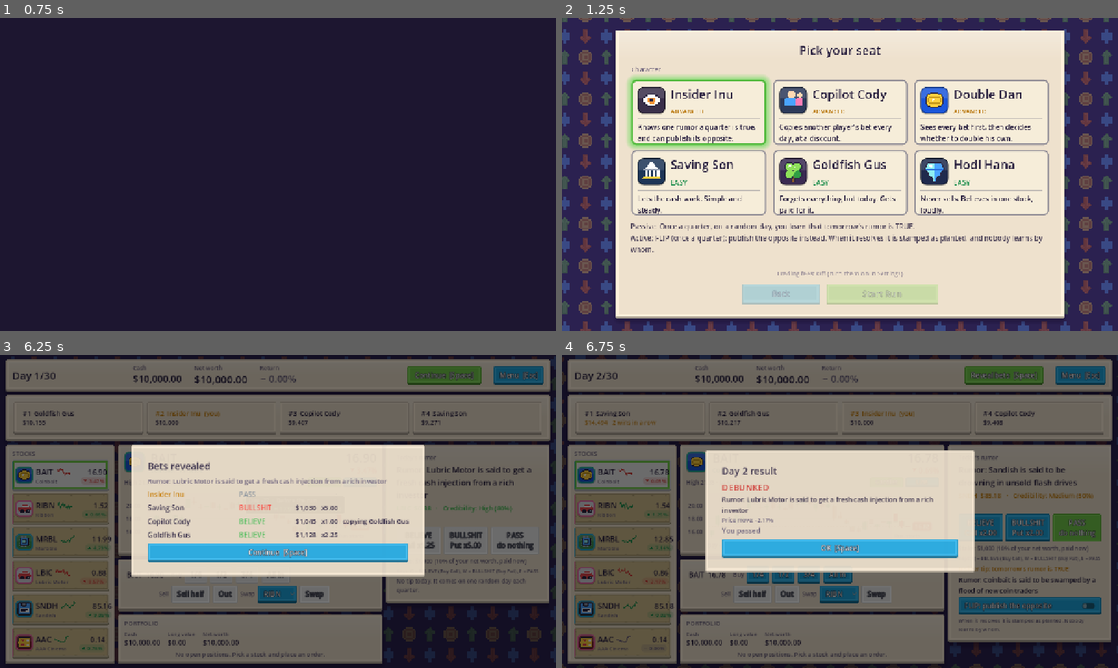
Above: before the commit, frames 1-4 (two rows, left to right).
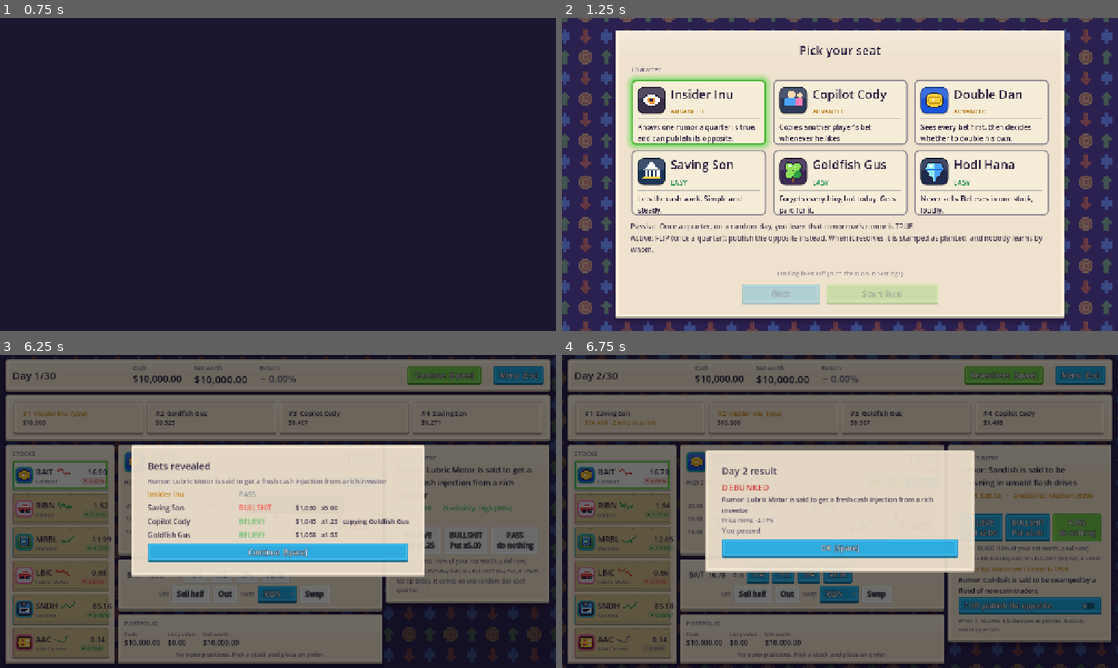
Above: after the commit, the same moments.

Repository: littenduck/stock-simulator
Game: Godot game, scene res://ui/main_menu/main_menu.tscn
Two runs of this game, one before a commit and one after it. Both use one fixed random seed, a clock stepped at 60 frames per second and the inputs below.
Inputs (mouse positions are in pixels of both pictures, inside the frame that each line leads up to):
- Up to frame 1 (0.75 s): click "New Run" at 0.5 s
- Up to frame 2 (1.25 s): no input
- Up to frame 3 (6.25 s): click "Start Run" at 1.25 s; tap Enter (ui_accept) at 2, 2.27, 6.02 s; move the mouse to (400, 495) at 2.02 s; hold Right 2.03-2.75 s; hold Space (next_day) 2.03-2.75 s; click (400, 495) at 2.17 s; click "Continue [Space]" at 2.75 s; click "Continue [Space]" at 3.5 s; click "Continue [Space]" at 4.25 s; click "OK [Space]" at 5 s; move the mouse to (166, 527) at 5.77 s; hold Left from 5.78 s (still down); tap B (buy) at 5.85 s; tap Space (next_day) at 6.05 s
- Up to frame 4 (6.75 s): release Left at 6.5 s; click "Continue [Space]" at 6.5 s

Frame 1 is identical in both runs. In frame 2, 0.2% of the frame differs, in the area x 39-60%, y 34-40%; in frame 3, 0.3%, in the area x 4-61%, y 17-59%; in frame 4, 0.3%.

Commit message:
table: Gus +0.3 odds, Copilot at normal odds, no firing at the quarter review
Balance after 240 simulated runs: Gus 59% -> 31% first place. Firing stays in the code behind FIRE_LAST_PLACE (off).

Co-Authored-By: Claude Sonnet 5.5 <noreply@anthropic.com>

Diff:
--- a/core/table/table_session.gd
+++ b/core/table/table_session.gd
@@ -12,9 +12,9 @@
 
 const DAILY_RATE := 0.10
 const BOSS_RATE := 0.30
-## Odds multiplier of a copied bet (Copilot).
-const COPY_ODDS_MULT := 0.8
 const MIN_PREMIUM := 5.0
+## Off: the quarter review no longer fires anybody. The code stays so the rule can come back.
+const FIRE_LAST_PLACE := false
 const HODL_CASH_SHARE := 0.5
 ## Hodl Hana never starts with more than this multiple of her stock position: the cost is raised to price / this.
 const HODL_MAX_GAIN := 1.8
@@ -126,13 +126,13 @@
 	return premium if premium >= MIN_PREMIUM else 0.0
 
 
-## Effective odds of a bet, with the character bonuses (and the Copilot discount).
-func odds_for(seat: Seat, rumor: TableRumor, side: int, copied: bool = false) -> float:
+## Effective odds of a bet, with the character bonuses. A copied bet has the normal odds.
+func odds_for(seat: Seat, rumor: TableRumor, side: int) -> float:
 	var odds := RumorTier.odds(side, rumor.tier) + seat.mods.bet_odds_bonus
 	if seat.mods.locked_symbol != "" and seat.mods.sector_odds_bonus > 0.0 \
 			and sector_of(rumor.primary_symbol()) == sector_of(seat.mods.locked_symbol):
 		odds += seat.mods.sector_odds_bonus
-	return odds * (COPY_ODDS_MULT if copied else 1.0)
+	return odds
 
 
 ## Seats sorted by rank: the living by net worth, then the fired ones, the latest fired first.
@@ -469,7 +469,7 @@
 	bet.side = side
 	bet.premium = premium
 	bet.copied_from = copied_from
-	bet.odds = odds_for(seat, rumor, side, copied_from >= 0)
+	bet.odds = odds_for(seat, rumor, side)
 	return bet
 
 
@@ -498,12 +498,12 @@
 		})
 
 
-## Quarter review: skills reset, and after the first two quarters the last place is fired.
+## Quarter review: skills reset, and (when FIRE_LAST_PLACE is on) the last place is fired after the first two quarters.
 func _review(report: TableReport) -> void:
 	report.quarter_ended = day / RunConfig.QUARTER_DAYS
 	for seat in seats:
 		seat.skill_used = false
-	if day >= config.trading_days:
+	if not FIRE_LAST_PLACE or day >= config.trading_days:
 		return
 	var worst: Seat = null
 	for seat in seats:
--- a/data/characters/goldfish_gus.tres
+++ b/data/characters/goldfish_gus.tres
@@ -7,7 +7,7 @@
 script = ExtResource("2")
 stat = &"bet_odds_bonus"
 op = 0
-value = 1.0
+value = 0.3
 
 [resource]
 script = ExtResource("1")
--- a/localization/characters.csv
+++ b/localization/characters.csv
@@ -10,8 +10,8 @@
 CHAR_INSIDER_INU_PASSIVE,"Once a quarter, on a random day, you learn that tomorrow's rumor is TRUE."
 CHAR_INSIDER_INU_ACTIVE,"FLIP (once a quarter): publish the opposite instead. When it resolves it is stamped as planted, and nobody learns by whom."
 CHAR_COPILOT_CODY_TITLE,Copilot Cody
-CHAR_COPILOT_CODY_DESC,"Copies another player's bet every day, at a discount."
-CHAR_COPILOT_CODY_PASSIVE,"Each day you may COPILOT another player: you place the same bet as them, at odds x0.8."
+CHAR_COPILOT_CODY_DESC,"Copies another player's bet whenever he likes."
+CHAR_COPILOT_CODY_PASSIVE,"Each day you may COPILOT another player: you place the same bet as them, at the normal odds."
 CHAR_COPILOT_CODY_ACTIVE,None. Your best skill is picking who to follow.
 CHAR_DOUBLE_DAN_TITLE,Double Dan
 CHAR_DOUBLE_DAN_DESC,"Sees every bet first, then decides whether to double his own."
@@ -23,7 +23,7 @@
 CHAR_SAVING_SON_ACTIVE,None.
 CHAR_GOLDFISH_GUS_TITLE,Goldfish Gus
 CHAR_GOLDFISH_GUS_DESC,Forgets everything but today. Gets paid for it.
-CHAR_GOLDFISH_GUS_PASSIVE,"You can't see credibility or the chart, only today's price. Winning options pay +1 odds."
+CHAR_GOLDFISH_GUS_PASSIVE,"You can't see credibility or the chart, only today's price. Winning options pay +0.3 odds."
 CHAR_GOLDFISH_GUS_ACTIVE,None.
 CHAR_HODL_HANA_TITLE,Hodl Hana
 CHAR_HODL_HANA_DESC,"Never sells. Believes in one stock, loudly."
--- a/localization/table.csv
+++ b/localization/table.csv
@@ -32,13 +32,13 @@
 TABLE_PUT,Put
 TABLE_KEYS_HINT,"Keys: Q = BELIEVE (Buy Call), W = BULLSHIT (Buy Put), E = PASS"
 TABLE_BUY_PUT,Buy Put
-TABLE_COPYING,Copying %s: you place the same bet at odds x0.8
+TABLE_COPYING,Copying %s: you place the same bet
 TABLE_STAKE_NONE,No cash left for a bet. Sell something first.
 TABLE_STAKE,"Stake: %s (%d%% of your net worth, paid now)"
 TABLE_BOSS_TITLE,BOSS RUMOR  ·  resolves in %d days
 TABLE_BOSS_BET,Your Boss bet: %s for %s
 TABLE_BOSS_STAKE,Boss stake: %s (%d%% of your net worth)
-TABLE_COPILOT,COPILOT: copy a player's bet (odds x0.8)
+TABLE_COPILOT,COPILOT: copy a player's bet
 TABLE_COPY_NONE,Nobody: bet on my own
 TABLE_INSIDER_HINT,Insider tip: tomorrow's rumor is TRUE
 TABLE_FLIP,FLIP: publish the opposite
@@ -63,7 +63,7 @@
 TABLE_YOU_FIRED,You were FIRED. Your run ends here.
 TABLE_YOU_FIRED_SHORT,fired
 TABLE_FIRED_NOTE,%s was FIRED at the quarter review
-TABLE_QUARTER_END,Quarter %d review is done
+TABLE_QUARTER_END,Quarter %d is over: your skills are back
 TABLE_BOSS_NEW,New BOSS rumor: you can bet on it for the next 3 days
 TABLE_OK,OK
 TABLE_BLIND_NOTE,"Gus only sees today.
--- a/tests/unit/table/test_table_session.gd
+++ b/tests/unit/table/test_table_session.gd
@@ -61,7 +61,7 @@
 	_play_to_end(s)
 	assert_true(s.is_finished())
 	assert_true(s.day <= 30)
-	assert_true(s.day == 30 or s.human_fired)
+	assert_eq(s.day, 30, "nobody is fired, so every run lasts 30 days")
 
 
 func test_rumors_are_single_stock_and_resolve_next_day() -> void:
@@ -175,7 +175,7 @@
 func test_goldfish_gus_gets_extra_odds() -> void:
 	var s := _session(&"goldfish_gus")
 	var plain := RumorTier.odds(RumorTier.Side.BELIEVE, s.today_rumor.tier)
-	assert_almost(s.odds_for(s.seats[0], s.today_rumor, RumorTier.Side.BELIEVE), plain + 1.0)
+	assert_almost(s.odds_for(s.seats[0], s.today_rumor, RumorTier.Side.BELIEVE), plain + 0.3)
 
 
 func test_double_down_doubles_the_premium_once_per_quarter() -> void:
@@ -203,7 +203,7 @@
 		assert_not_null(mine)
 		assert_eq(mine.side, theirs.side)
 		assert_eq(mine.copied_from, 1)
-		assert_almost(mine.odds, RumorTier.odds(mine.side, s.today_rumor.tier) * TableSession.COPY_ODDS_MULT)
+		assert_almost(mine.odds, RumorTier.odds(mine.side, s.today_rumor.tier), 0.0001, "a copied bet has the normal odds")
 
 
 func test_insider_learns_a_true_rumor_and_can_flip_it() -> void:
@@ -264,24 +264,14 @@
 	assert_true(s.boss_rumor == null or s.boss_rumor.resolve_day > 10, "Boss rumor resolved on day 10")
 
 
-func test_last_place_is_fired_after_quarters_one_and_two() -> void:
-	var s := _session()
-	while s.day < 10:
-		s.next_day()
-	var fired := 0
-	for seat in s.seats:
-		if not seat.alive:
-			fired += 1
-	assert_eq(fired, 1, "one seat fired after Q1")
+func test_nobody_is_fired_at_the_quarter_reviews() -> void:
+	var s := _session()
+	while s.day < 20:
+		s.next_day()
+		for seat in s.seats:
+			assert_true(seat.alive, "everybody stays in (day %d)" % s.day)
+	assert_false(s.human_fired)
 	assert_eq(s.standings().size(), 4)
-	if not s.is_finished():
-		while s.day < 20 and not s.is_finished():
-			s.next_day()
-		var gone := 0
-		for seat in s.seats:
-			if not seat.alive:
-				gone += 1
-		assert_eq(gone, 2, "two seats fired after Q2")
 
 
 func test_skills_reset_each_quarter() -> void:
Binary file changed: localization/characters.en.translation
Binary file changed: localization/table.en.translation
Not shown, changed: docs/table-mode.md
